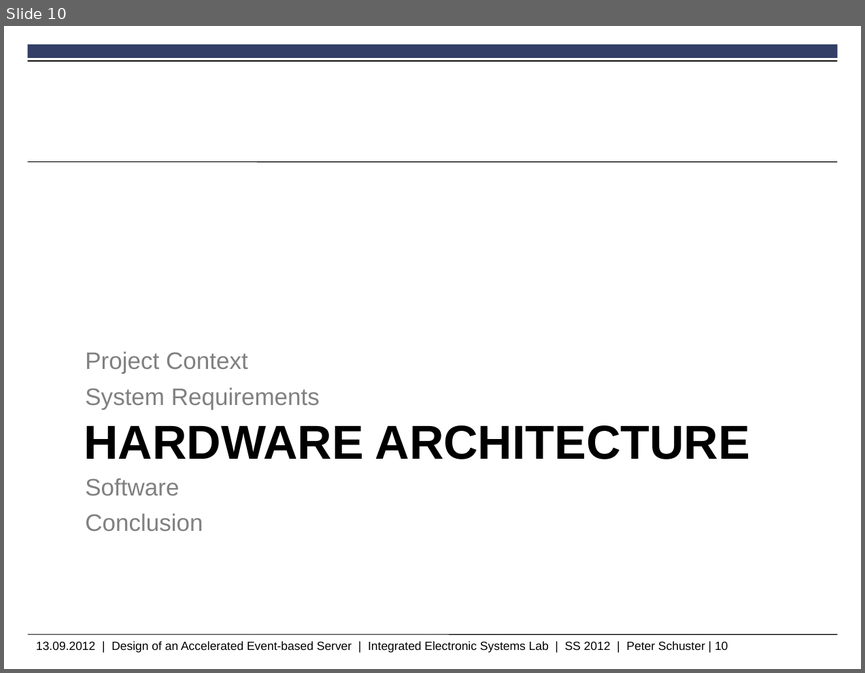
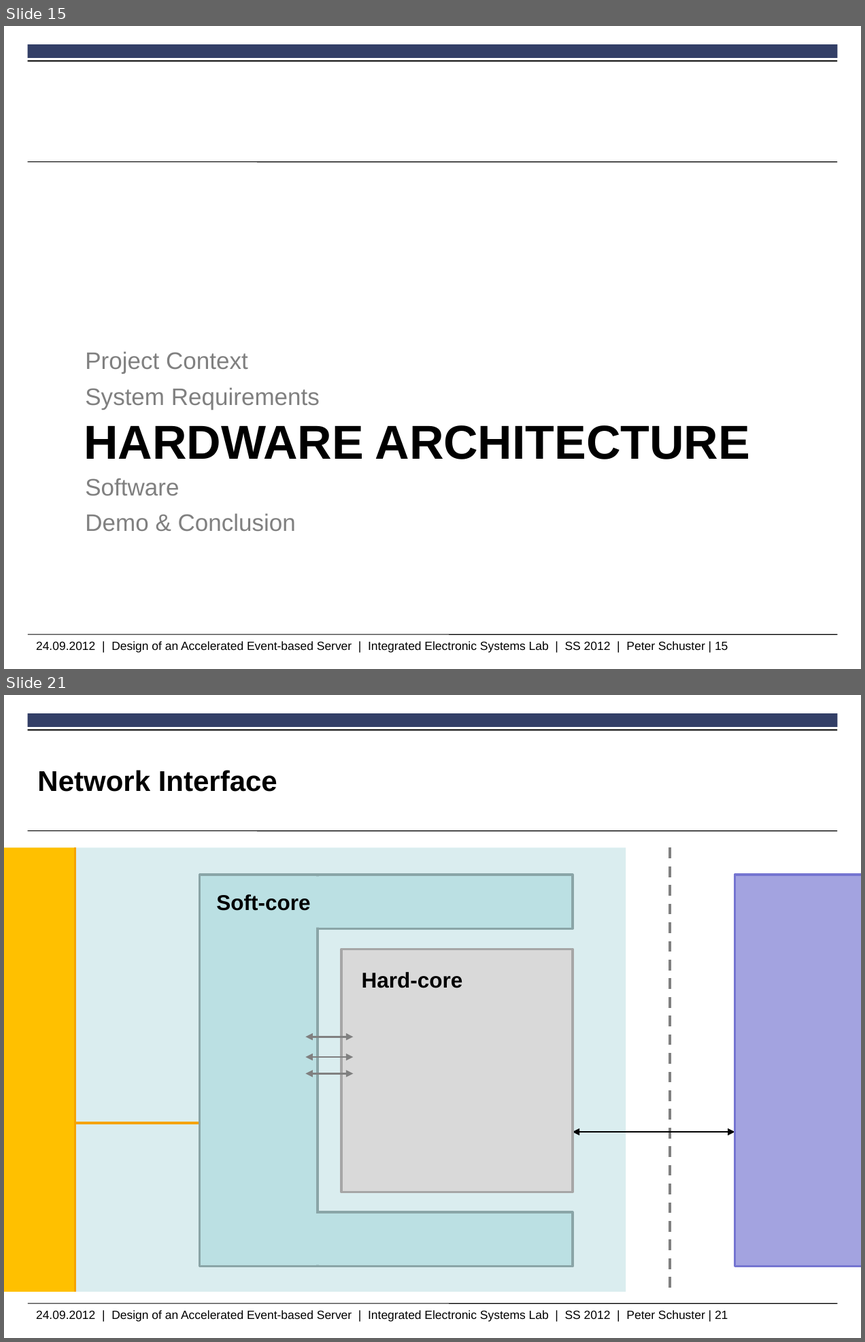
Before and after one commit to peschuster/ies-http-project, a slide deck: IesHttpProject.pptx. Shown one above the other, each under a label of ours: slide 10 before the commit, slides 15 and 21 after it; the slides between them are not shown. The pictures are 865x673 and 865x1342 pixels, drawn with LibreOffice and Linux fonts; fonts in the diff are those of the drawing; background and template pictures are left out. Boxes give left, top, right and bottom in pixels: in the first picture for what was removed or moved away, otherwise in the second. Text is boxed around its words. In the diff, an @@ line names an element or a change of style, - is before the commit and + after.

```diff
--- a/IesHttpProject.pptx
+++ b/IesHttpProject.pptx
@@ slide 21 added at [4,695,861,1338], background #FFFFFF; not listed: 5 template elements that a slide beside it also shows @@
@@ title added at [37,770,277,792], 24 pt, text #000000, bold @@
+Network Interface
@@ rectangle added at [4,847,626,1291], fill #DAEDEF @@
@@ rectangle added at [4,847,75,1291], fill #FFC000 @@
@@ line added from (75, 847) to (75, 1291), #F5A300 2.25 pt @@
@@ line added from (670, 847) to (670, 1291), #808080 2.25 pt dashed @@
@@ rectangle added at [199,875,572,929], fill #BBE0E3, outline #8AA6A8 2 pt @@
@@ rectangle added at [199,875,317,1266], fill #BBE0E3, outline #8AA6A8 2 pt @@
@@ rectangle added at [288,876,344,927], fill #BBE0E3 @@
@@ rectangle added at [735,875,861,1266], fill #A3A3E0, outline #7575D1 2 pt @@
@@ text added at [216,894,310,911], 18 pt, text #000000, bold @@
+Soft-core
@@ rectangle added at [341,949,573,1191], fill #D9D9D9, outline #A6A6A6 2 pt @@
@@ text added at [362,972,463,988], 18 pt, text #000000, bold @@
+Hard-core
@@ double arrow added from (306, 1037) to (353, 1037), #808080 1.5 pt @@
@@ double arrow added from (306, 1057) to (353, 1057), #808080 1.5 pt @@
@@ double arrow added from (306, 1074) to (353, 1074), #808080 1.5 pt @@
@@ line added from (22, 1123) to (199, 1123), #F5A300 2.25 pt @@
@@ double arrow added from (572, 1132) to (735, 1132), #000000 1.5 pt @@
@@ rectangle added at [199,1212,572,1266], fill #BBE0E3, outline #8AA6A8 2 pt @@
@@ rectangle added at [288,1213,344,1265], fill #BBE0E3 @@
@@ what was slide 10 is now slide 15 @@
@@ slide 15 changed as well @@
@@ text at [85,513,296,531]: text changed @@
-Conclusion
+Demo & Conclusion
@@ text at [36,641,728,652]: text changed @@
-13.09.2012 | Design of an Accelerated Event-based Server | Integrated Electronic Systems Lab | SS 2012 | Peter Schuster | 10
+24.09.2012 | Design of an Accelerated Event-based Server | Integrated Electronic Systems Lab | SS 2012 | Peter Schuster | 15
```
Also in this commit, not shown: 10 other slides changed, 23 other slides added, 4 slides removed.
